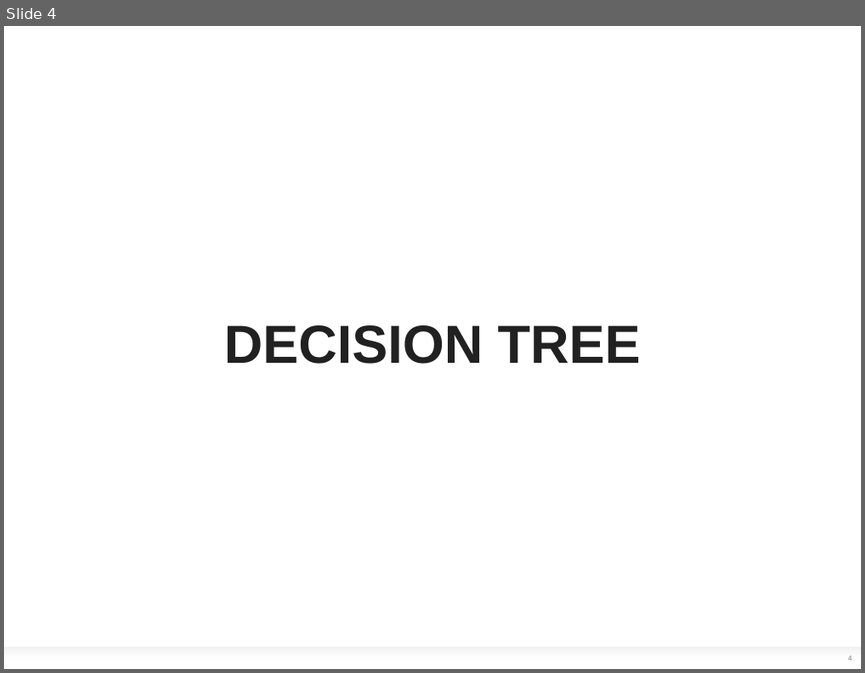
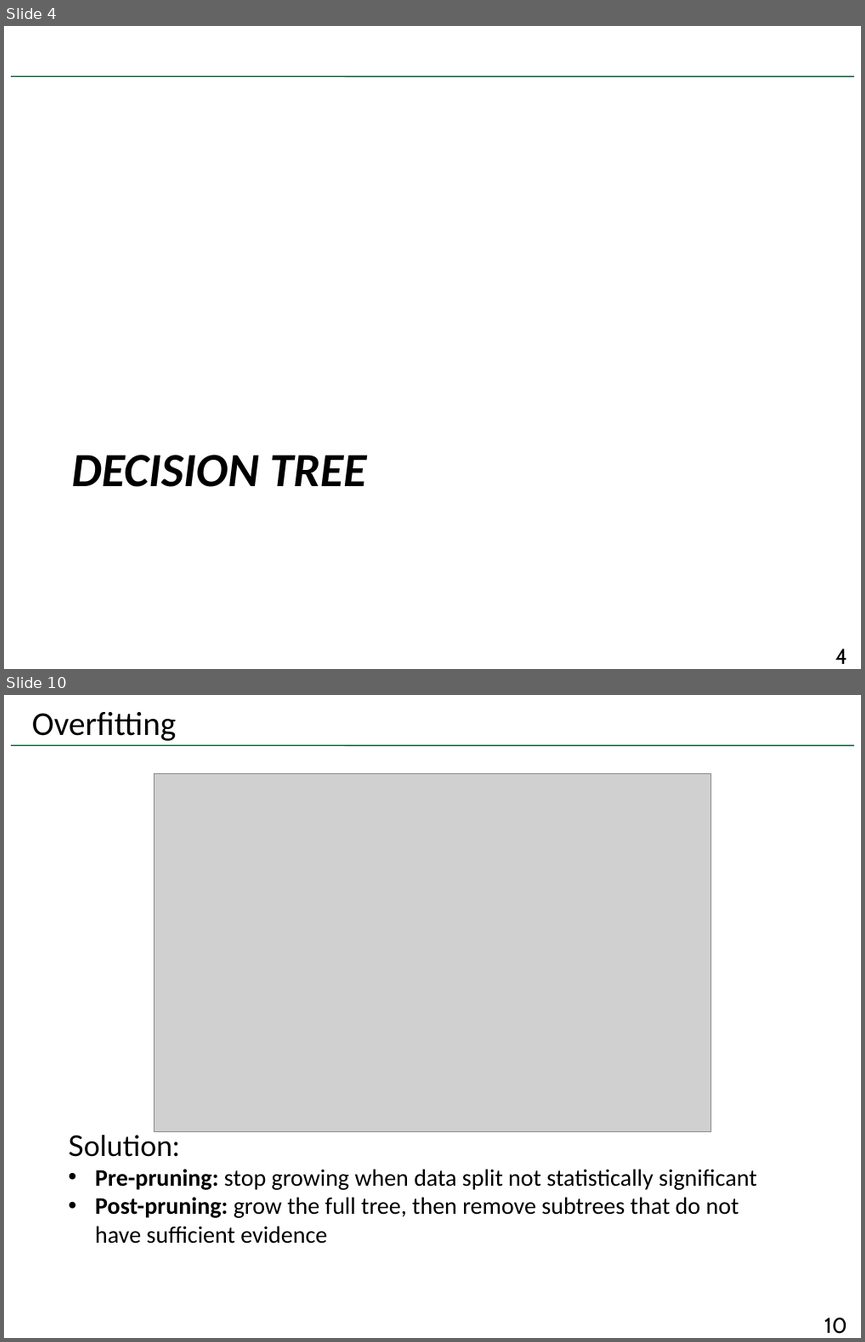
Before and after one commit to benyangyang2/ml_lecture, a slide deck: Lecture 3.pptx. Shown one above the other, each under a label of ours: slide 4 before the commit, slides 4 and 10 after it; the slides between them are not shown. The pictures are 865x673 and 865x1342 pixels, drawn with LibreOffice and Linux fonts; fonts in the diff are those of the drawing; grey boxes stand for pictures; background and template pictures are left out. Boxes give left, top, right and bottom in pixels: in the first picture for what was removed or moved away, otherwise in the second. Text is boxed around its words. In the diff, an @@ line names an element or a change of style, - is before the commit and + after.

```diff
--- a/Lecture 3.pptx
+++ b/Lecture 3.pptx
@@ slide 10 added at <box>4,695,861,1338</box>, background #FFFFFF; not listed: 1 template element that a slide beside it also shows @@
@@ title added at <box>32,712,176,741</box>, 28 pt, text #000000 @@
+Overfitting
@@ picture added at <box>154,774,711,1132</box> @@
@@ text added at <box>69,1131,756,1243</box>, 20 pt, text #000000 @@
+Solution:
+• Pre-pruning: stop growing when data split not statistically significant
+• Post-pruning: grow the full tree, then remove subtrees that do not have sufficient evidence
@@ page number added at <box>824,1317,847,1333</box>, 18 pt, text #000000 @@
+10
@@ slide 4 changed as well @@
@@ line added from (11, 76) to (854, 76), #005C2A 1 pt @@
@@ title "DECISION TREE": place and size @@
-title "DECISION TREE" at <box>224,325,641,363</box>
+title "DECISION TREE" at <box>72,454,367,487</box>
@@ title "DECISION TREE" at <box>72,454,367,487</box>: size 45 to 40 pt, font Arial to Calibri, text colour #212121 to #000000, italic on; alignment centre to left @@
@@ rectangle removed at <box>4,647,861,669</box> @@
@@ page number: place and size @@
-page number at <box>848,655,852,660</box>
+page number at <box>835,648,847,664</box>
@@ page number at <box>835,648,847,664</box>: size 6 to 18 pt, font Arial to Cabin, text colour #808080 to #000000; alignment centre to right; more space between paragraphs @@
```
Also in this commit, not shown: 8 other slides changed, 26 other slides added, 1 slide removed, 2 other files.
